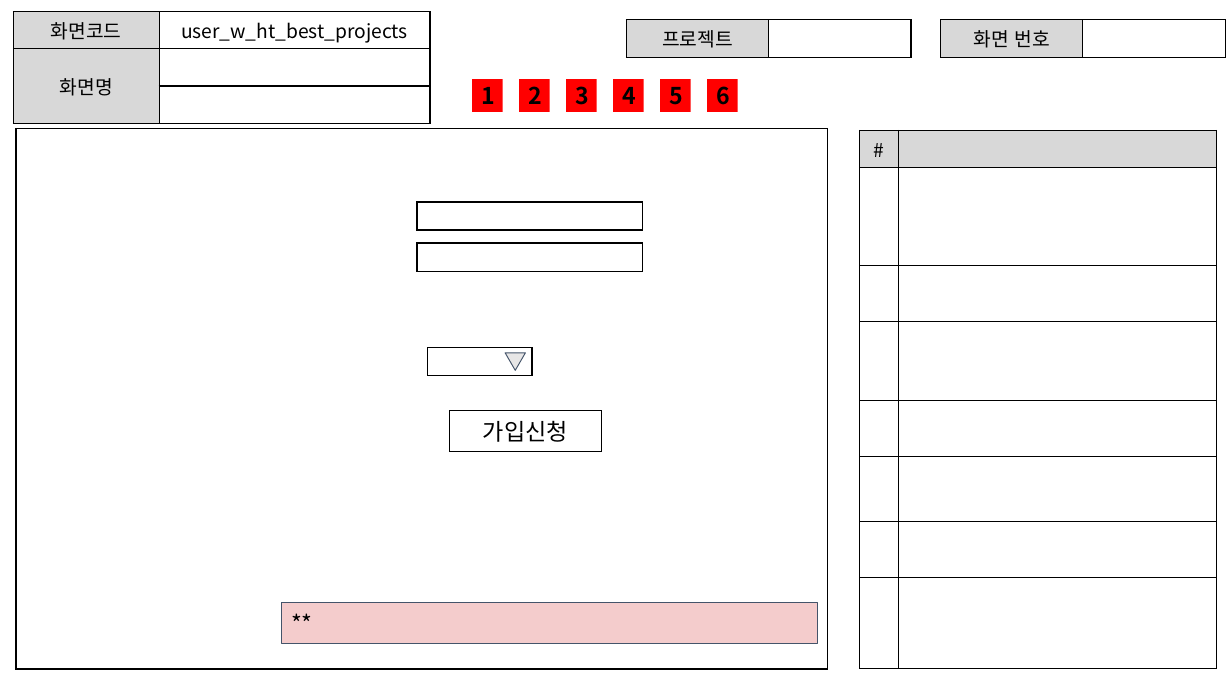
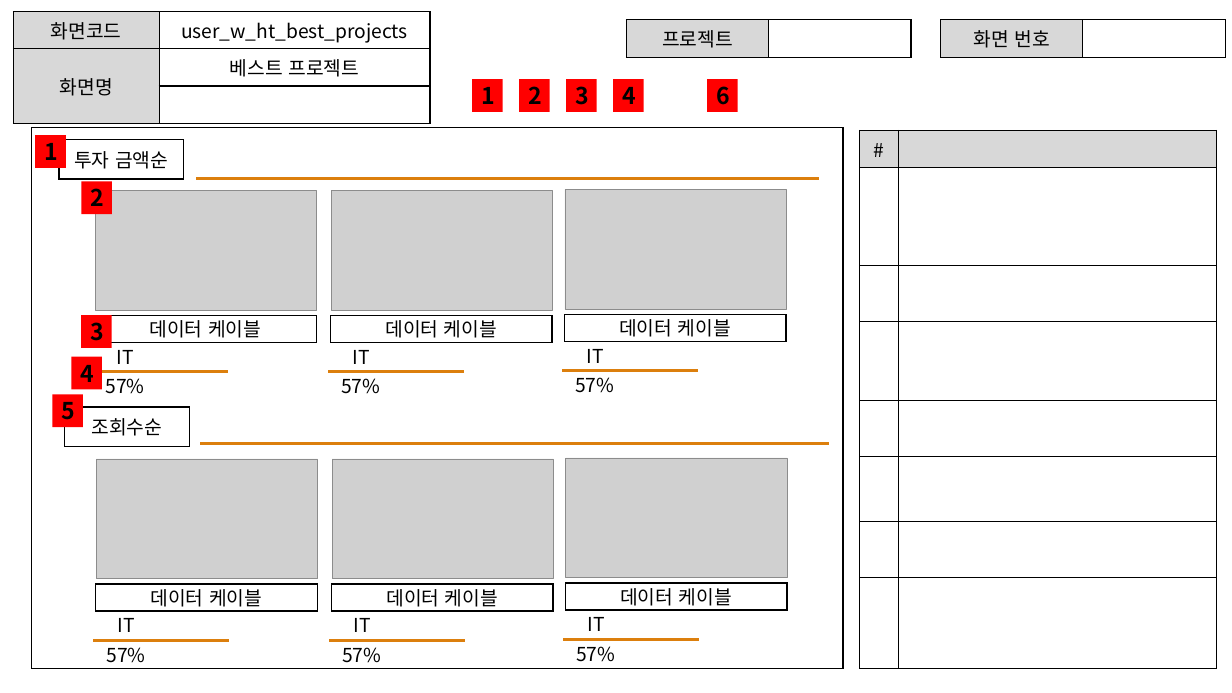
Before and after one commit to ezenteam2/EzenCrowdFunding, a slide deck: slide 10 of project03 화면설계서/project03 - 화면 설계서 - 현태.pptx (slide 8 before the commit). Drawn at 1232x693 pixels with LibreOffice and Linux fonts; fonts in the diff are those of the drawing; grey boxes stand for pictures. Boxes give left, top, right and bottom in pixels: in the first picture for what was removed or moved away, otherwise in the second. Text is boxed around its words. In the diff, an @@ line names an element or a change of style, - is before the commit and + after.

```diff
--- a/project03 화면설계서/project03 - 화면 설계서 - 현태.pptx
+++ b/project03 화면설계서/project03 - 화면 설계서 - 현태.pptx
@@ table at (13, 12, 430, 109) @@
-row 2, column 2: 
+row 2, column 2: 베스트 프로젝트
@@ rectangle: place and size @@
-rectangle at (16, 128, 827, 669)
+rectangle at (31, 128, 843, 668)
@@ rectangle at (31, 128, 843, 668): fill #FFFFFF to none @@
@@ rectangle removed at (417, 202, 642, 230) @@
@@ rectangle removed at (417, 243, 642, 271) @@
@@ group added at (35, 135, 829, 664): 16 rectangles, 8 lines, 8 texts, 6 pictures @@
+투자 금액순
+데이터 케이블
+조회수순
+IT
+57%
+데이터 케이블
+IT
+57%
+데이터 케이블
+IT
+57%
+데이터 케이블
+IT
+57%
+데이터 케이블
+IT
+57%
+데이터 케이블
+IT
+57%
+1
+2
+3
+4
@@ rectangle removed at (427, 348, 531, 375) @@
@@ triangle removed at (506, 353, 526, 371) @@
@@ rectangle "5": place and size @@
-rectangle "5" at (660, 79, 690, 112)
+rectangle "5" at (53, 395, 83, 427)
@@ rectangle removed at (449, 410, 601, 451) @@
-가입신청
@@ rectangle removed at (282, 603, 818, 643) @@
-**
```
Also in this commit, not shown: 15 other slides changed, 1 slide added, 1 other file.
